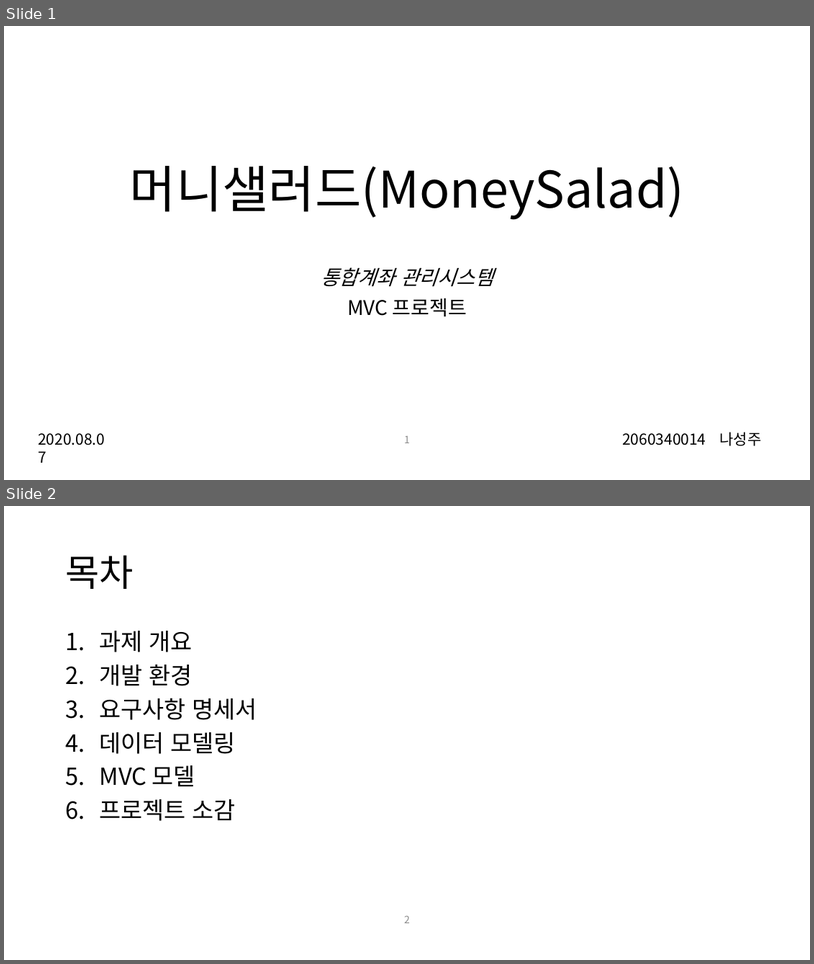
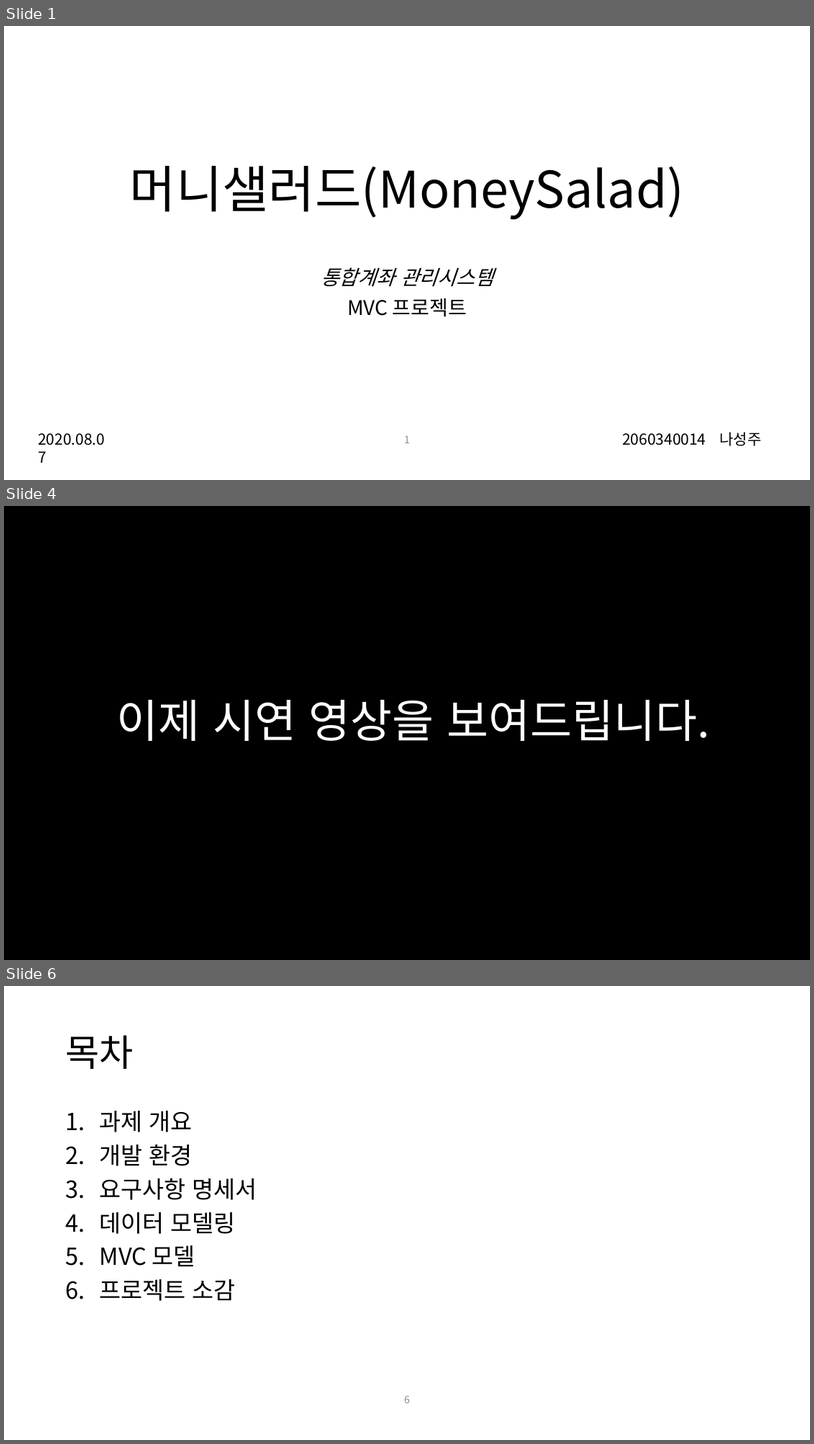
Before and after one commit to nacastle/kopo-MoneySalad, a slide deck: 머니샐러드_포트폴리오.pptx. Shown one above the other, each under a label of ours: slides 1 and 2 before the commit, slides 1, 4 and 6 after it; the slides between them are not shown. The pictures are 814x964 and 814x1444 pixels, drawn with LibreOffice and Linux fonts; fonts in the diff are those of the drawing. Boxes give left, top, right and bottom in pixels: in the first picture for what was removed or moved away, otherwise in the second. Text is boxed around its words. In the diff, an @@ line names an element or a change of style, - is before the commit and + after.

```diff
--- a/머니샐러드_포트폴리오.pptx
+++ b/머니샐러드_포트폴리오.pptx
@@ slide 4 added at [4, 506, 810, 960], background #000000 @@
@@ text added at [117, 700, 710, 741], 54 pt, text #FFFFFF @@
+이제 시연 영상을 보여드립니다.
@@ what was slide 2 is now slide 6 @@
@@ page number at [404, 1395, 410, 1403]: text changed @@
-2
+6
```
Also in this commit, not shown: 3 other slides added, 19 other files.
